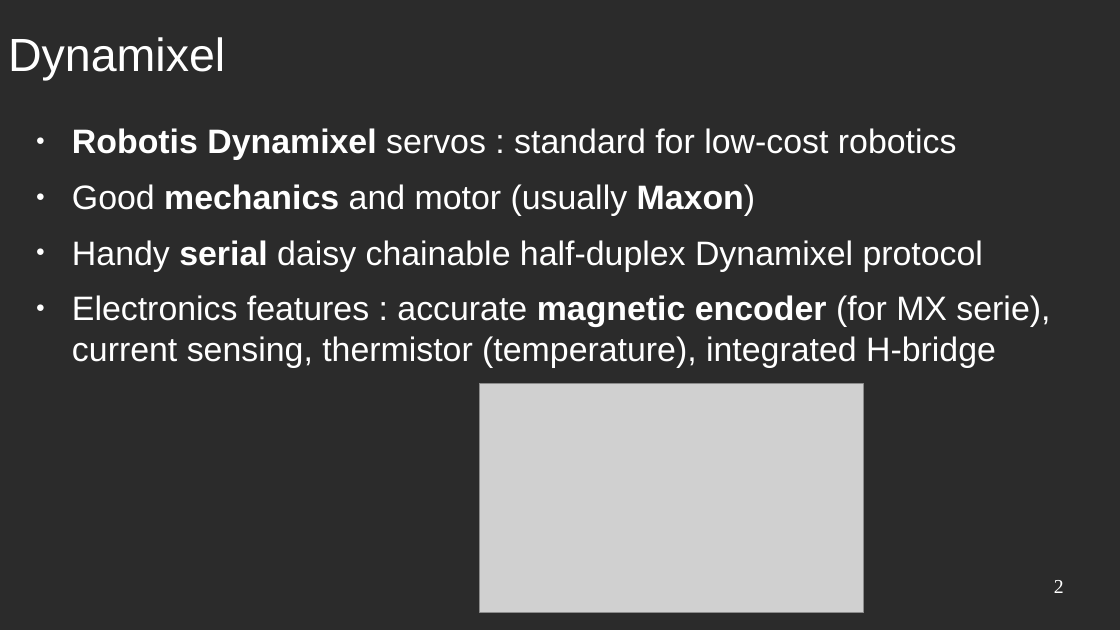
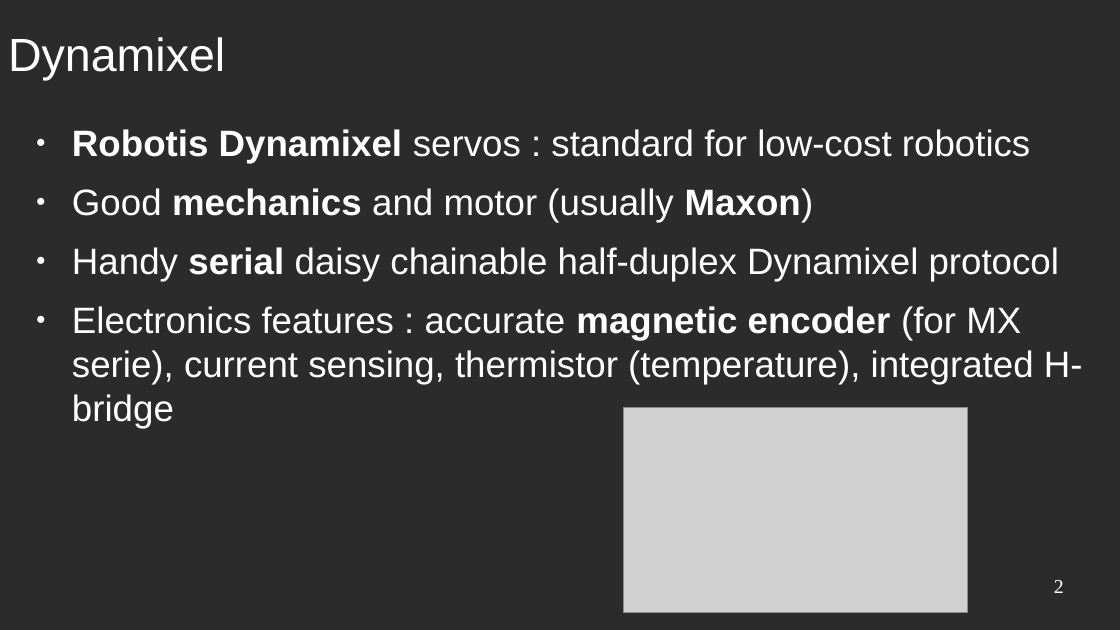
Before and after one commit to RhobanProject/Dynaban, a slide deck: slide 2 of docs/presentation.odp. Drawn at 1120x630 pixels with LibreOffice and Linux fonts; fonts in the diff are those of the drawing; grey boxes stand for pictures; background and template pictures are left out; a plain dark background stands for a picture behind light text. Boxes give left, top, right and bottom in pixels: in the first picture for what was removed or moved away, otherwise in the second. Text is boxed around its words. In the diff, an @@ line names an element or a change of style, - is before the commit and + after.

```diff
--- a/docs/presentation.odp
+++ b/docs/presentation.odp
@@ text "Robotis Dynamixel servos : standard ..." at bbox=[72, 129, 1083, 428]: size 24 to 26 pt @@
@@ picture: place and size @@
-picture at bbox=[480, 384, 864, 613]
+picture at bbox=[624, 408, 968, 613]
```
Also in this commit, not shown: 4 other slides changed, 1 slide removed.
